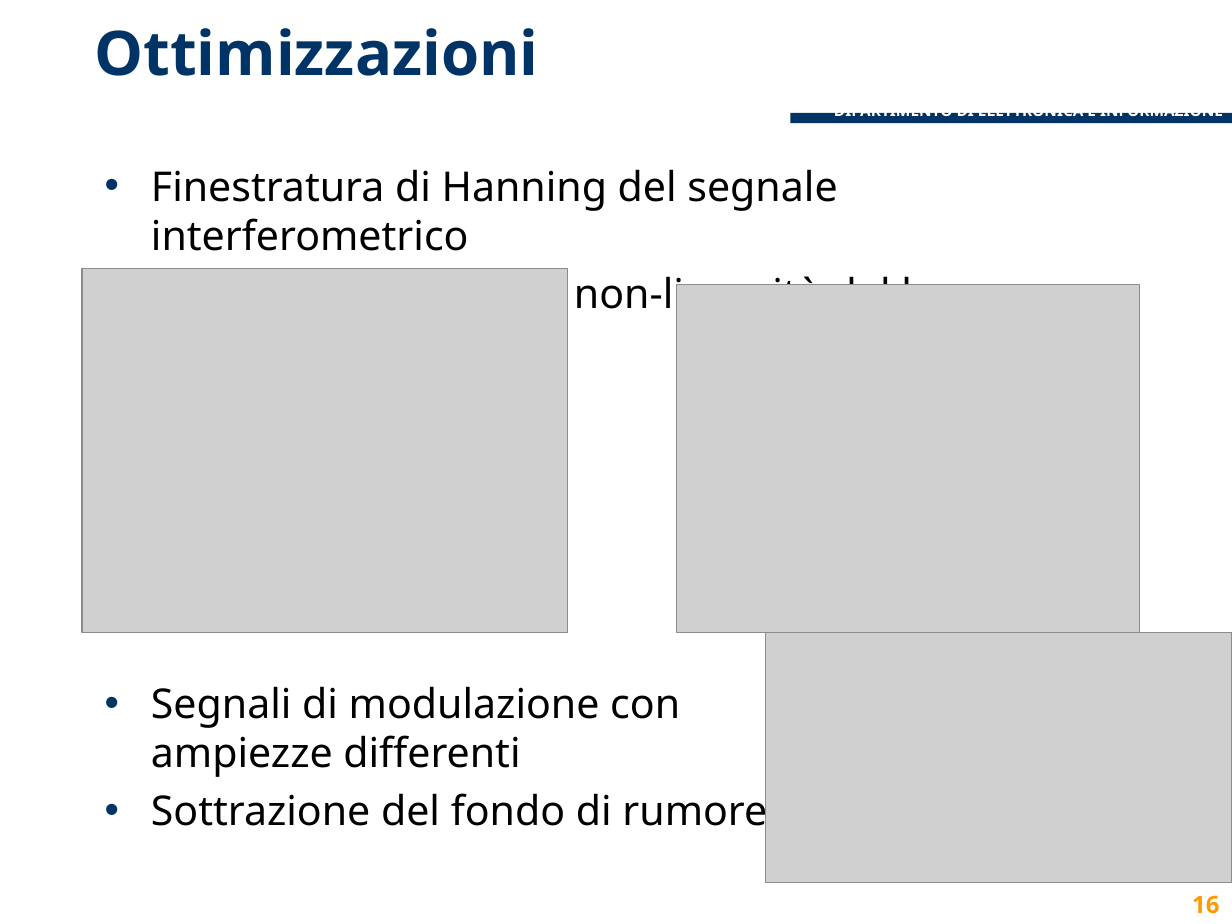
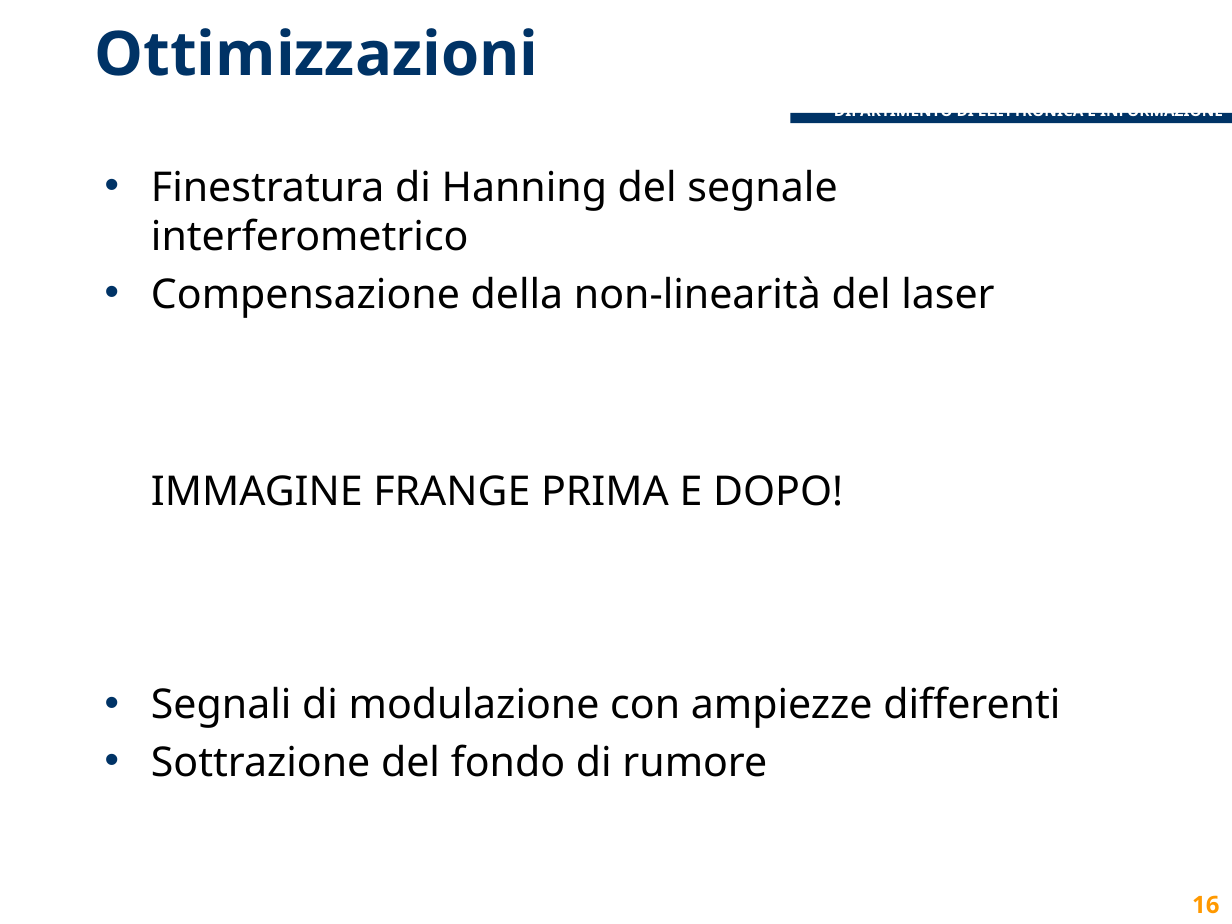
Before and after one commit to lcavagnispolimi/thesis_latex, a slide deck: slide 16 of presentazione_discussione.pptx. Drawn at 1232x924 pixels with LibreOffice and Linux fonts; fonts in the diff are those of the drawing; grey boxes stand for pictures; background and template pictures are left out. Boxes give left, top, right and bottom in pixels: in the first picture for what was removed or moved away, otherwise in the second. Text is boxed around its words. In the diff, an @@ line names an element or a change of style, - is before the commit and + after.

```diff
--- a/presentazione_discussione.pptx
+++ b/presentazione_discussione.pptx
@@ picture removed at (83, 269, 568, 633) @@
@@ text at (151, 276, 994, 506): text changed @@
-• Compensazione della non-linearità del laser
+• Compensazione della non-linearità del laser
+  IMMAGINE FRANGE PRIMA E DOPO!
@@ picture removed at (676, 285, 1140, 632) @@
@@ picture removed at (766, 633, 1232, 883) @@
```
Also in this commit, not shown: 19 other slides changed.
